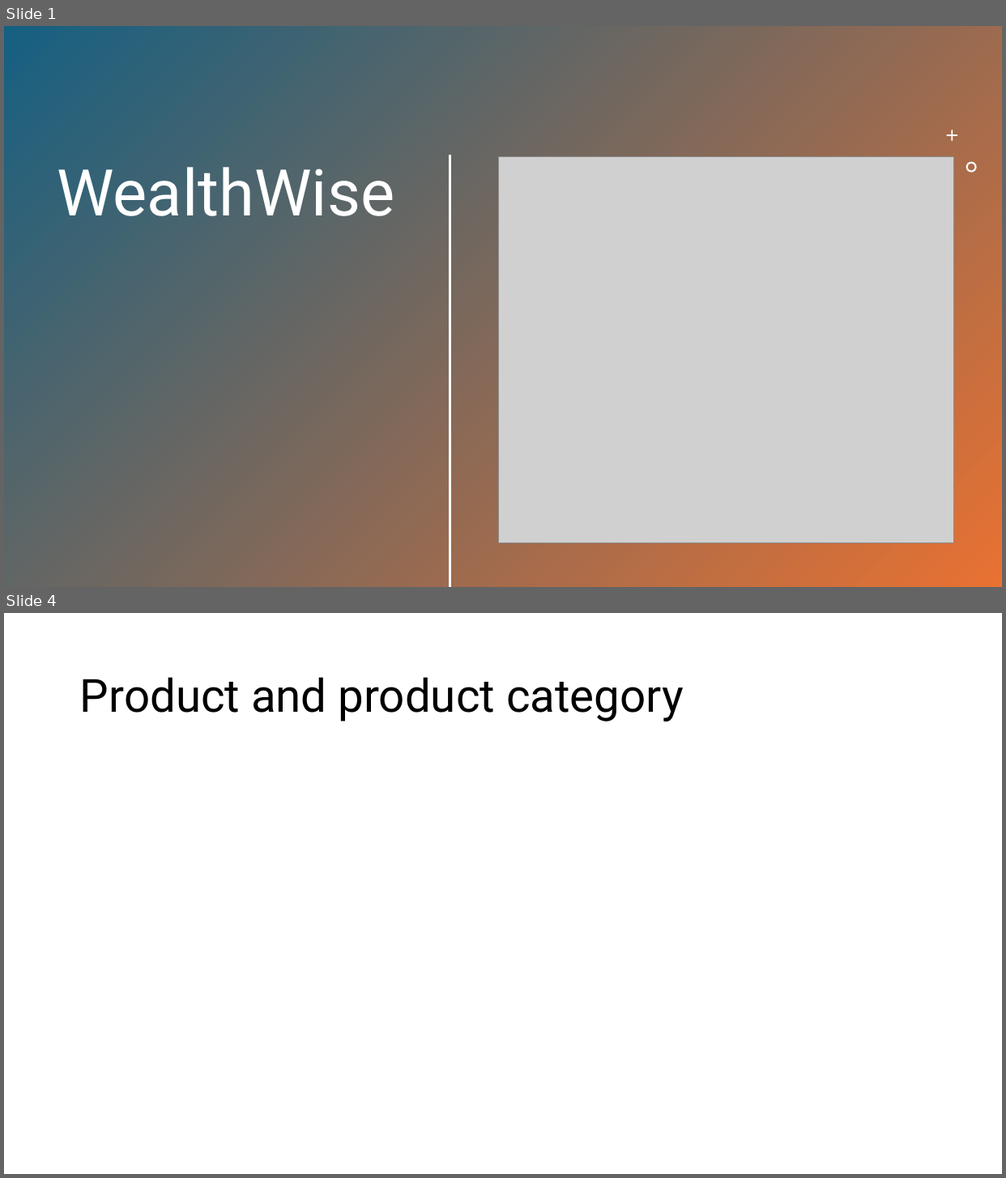
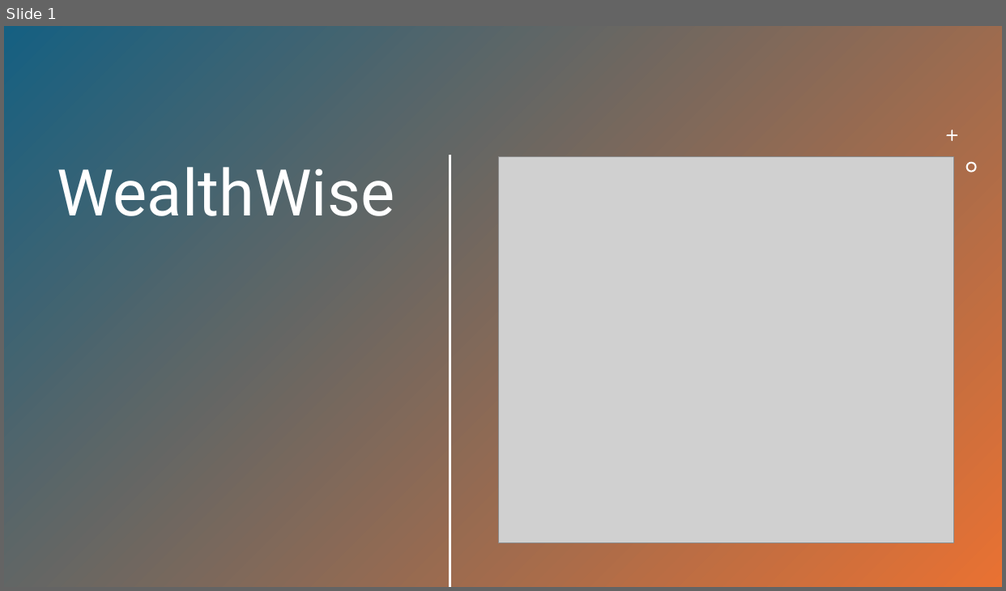
Before and after one commit to WealthWise-Hackathon/IBMHackathon, a slide deck: resources/WealthWise.pptx. Shown one above the other, each under a label of ours: slides 1 and 4 before the commit, slide 1 after it; the slides between them are not shown. The pictures are 1006x1178 and 1006x591 pixels, drawn with LibreOffice and Linux fonts; fonts in the diff are those of the drawing; grey boxes stand for pictures. Boxes give left, top, right and bottom in pixels: in the first picture for what was removed or moved away, otherwise in the second. Text is boxed around its words. In the diff, an @@ line names an element or a change of style, - is before the commit and + after.

```diff
--- a/resources/WealthWise.pptx
+++ b/resources/WealthWise.pptx
@@ slide 4 removed at [4,613,1002,1174], background #FFFFFF @@
@@ title removed at [80,677,684,722] @@
-Product and product category
```
Also in this commit, not shown: 5 slides added, 4 other slides removed.
